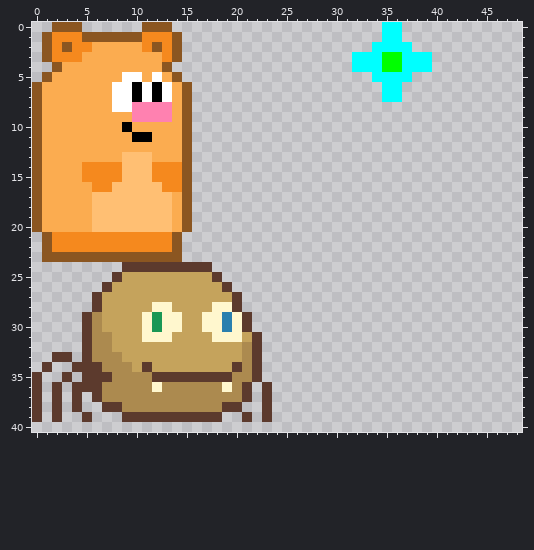
Pixel-art sprite, stored at assets/0.png. The picture above was drawn from the file before the commit.
The file is 64x64 pixels. Shown: x 0..48, y 0..40.
The same view after the edit:
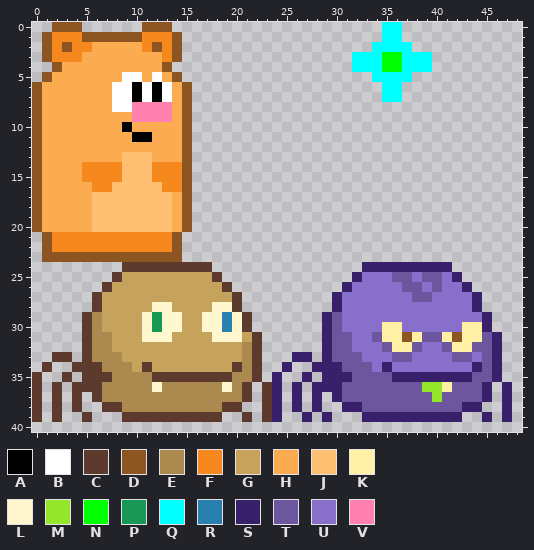
Palette (. is transparent): A #000000  B #ffffff  C #5c3a2d  D #8b5621  E #ac8a4f  F #f5891e  G #c5a35c  H #fbac50  J #ffbf73  K #fff0a6  L #fff7ce  M #93e629  N #00ff00  P #199755  Q #00ffff  R #297fae  S #38206a  T #6c579e  U #896fcc  V #ff81b0
Edits made:
{"y":24,"x":33,"old":".........","new":"SSSSSSSSS"}
{"y":25,"x":32,"old":"...........","new":"SUUUTTUTTUS"}
{"y":26,"x":31,"old":".............","new":"SUUUUUTTUTUUS"}
{"y":27,"x":30,"old":"...............","new":"SUUUUUUUTTUUUUS"}
{"y":28,"x":30,"old":"...............","new":"SUUUUUUUUUUUUUS"}
{"y":29,"x":29,"old":".................","new":"STUUUUUUUUUUUUUUS"}
{"y":30,"x":29,"old":".................","new":"STUUUUKKUUUUUUKKS"}
{"y":31,"x":29,"old":"..................","new":"STTUUTKKDKTTKDKKTS"}
{"y":32,"x":29,"old":"..................","new":"STTUUUTKKTUUTKKTTS"}
{"y":33,"x":26,"old":"..","new":"SS"}
{"y":33,"x":29,"old":"..................","new":"STTTUUUTTUUUUTTUTS"}
{"y":34,"x":25,"old":".","new":"S"}
{"y":34,"x":28,"old":"...................","new":"SSSTTTUSUUUUUUUUSTS"}
{"y":35,"x":24,"old":".","new":"S"}
{"y":35,"x":27,"old":".","new":"S"}
{"y":35,"x":29,"old":"..................","new":"SSSTTTTSSSSSSSSTTS"}
{"y":36,"x":24,"old":".","new":"S"}
{"y":36,"x":26,"old":".","new":"S"}
{"y":36,"x":28,"old":"..................","new":"SSSTTTTTTTTMMKTTTS"}
{"y":36,"x":47,"old":".","new":"S"}
{"y":37,"x":24,"old":".","new":"S"}
{"y":37,"x":26,"old":".","new":"S"}
{"y":37,"x":28,"old":".","new":"S"}
{"y":37,"x":30,"old":"................","new":"STTTTTTTTTMTTTTS"}
{"y":37,"x":47,"old":".","new":"S"}
{"y":38,"x":24,"old":".","new":"S"}
{"y":38,"x":26,"old":".","new":"S"}
{"y":38,"x":28,"old":".","new":"S"}
{"y":38,"x":31,"old":"..............","new":"SSTTTTTTTTTTSS"}
{"y":38,"x":47,"old":".","new":"S"}
{"y":39,"x":24,"old":".","new":"S"}
{"y":39,"x":27,"old":".","new":"S"}
{"y":39,"x":29,"old":".","new":"S"}
{"y":39,"x":33,"old":"..........","new":"SSSSSSSSSS"}
{"y":39,"x":45,"old":".","new":"S"}
{"y":39,"x":47,"old":".","new":"S"}
